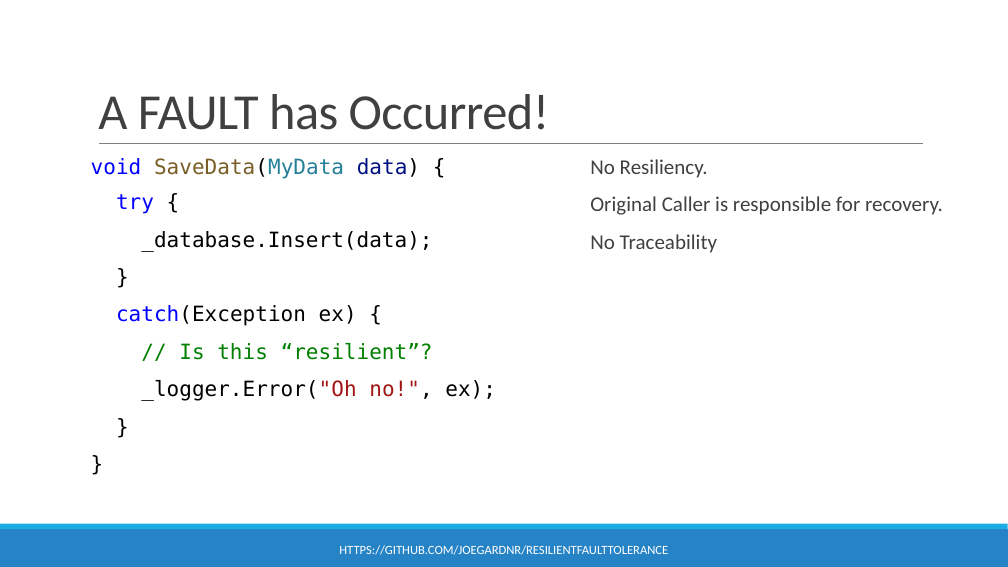
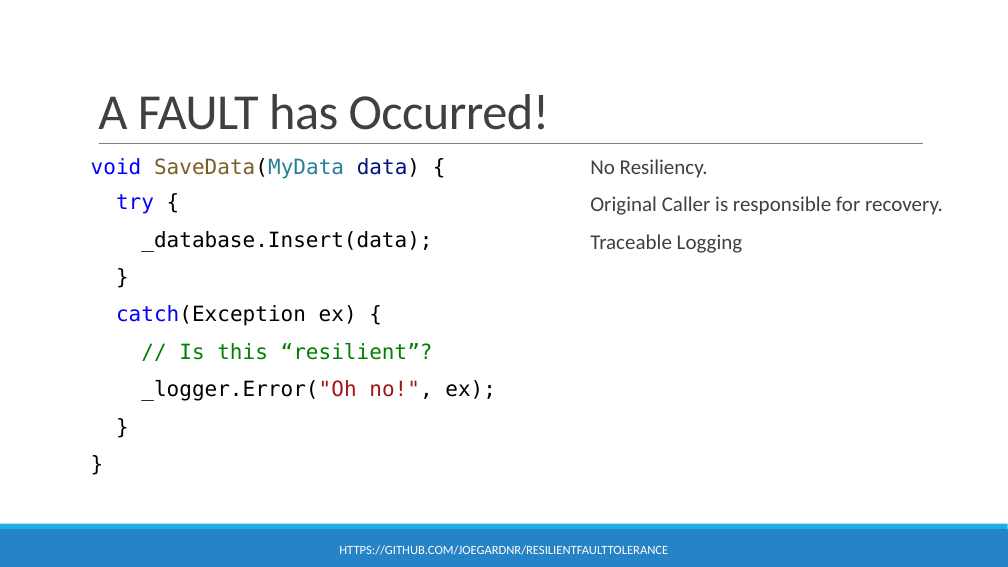
Before and after one commit to joegardnr/ResilientFaultTolerance, a slide deck: slide 5 of ResilientFaultTolerance.pptx (slide 4 before the commit). Drawn at 1008x567 pixels with LibreOffice and Linux fonts; fonts in the diff are those of the drawing. Boxes give left, top, right and bottom in pixels: in the first picture for what was removed or moved away, otherwise in the second. Text is boxed around its words. In the diff, an @@ line names an element or a change of style, - is before the commit and + after.

```diff
--- a/ResilientFaultTolerance.pptx
+++ b/ResilientFaultTolerance.pptx
@@ text at [590, 234, 743, 253]: text changed @@
-  No Traceability
+  Traceable Logging
```
Also in this commit, not shown: 6 other slides changed, 1 slide added, 9 other files.
